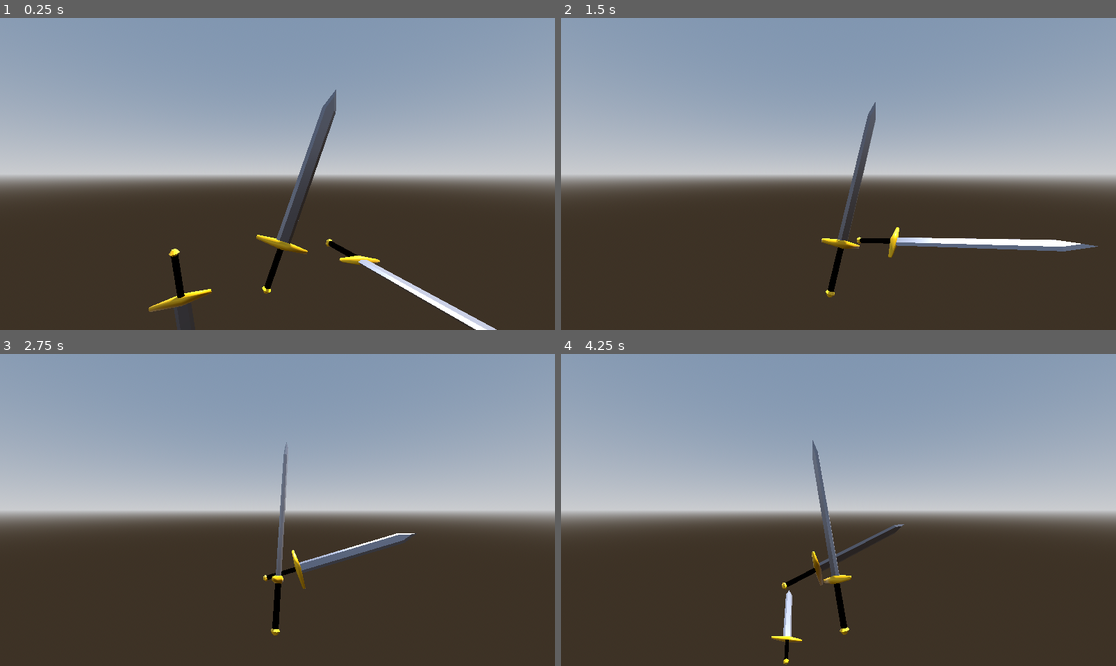
Above: before the commit, frames 1-4 (two rows, left to right).
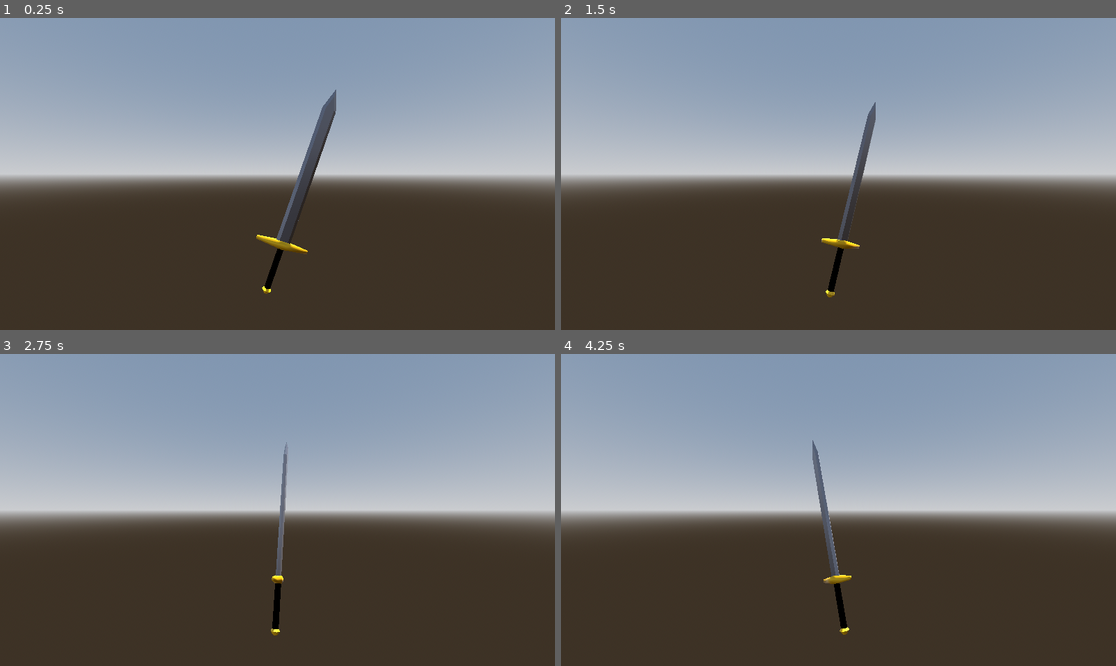
Above: after the commit, the same moments.

Repository: KameronHodge/KameronHodge.github.io
Game: Godot game, scene res://Scenes/display.tscn
The game is run twice, just before and just after one commit, with the same random seed, the same clock (stepped at 60 frames per second) and the same inputs. Before the commit the project starts from res://display.tscn.
Inputs:
- Up to frame 1 (0.25 s): no input
- Up to frame 2 (1.5 s): no input
- Up to frame 3 (2.75 s): no input
- Up to frame 4 (4.25 s): no input

The runs differ from the first frame. In frame 1, 1.4% of the frame differs, in the area x 26-90%, y 70-100%; in frame 2, 1.2%; in frame 3, 0.7%; in frame 4, 0.7%.

Commit message:
Organized the whole project ongod
removed buttons and added folders to make this project not a mess

Diff:
--- /dev/null
+++ b/project/webportfoliotest/Assets/Weapons/Sword/sword.tscn
@@ -0,0 +1,5 @@
+[gd_scene load_steps=2 format=3 uid="uid://tgruy6eujs1q"]
+
+[ext_resource type="PackedScene" uid="uid://bws33rdq1gceq" path="res://Assets/Weapons/Sword/Textures/Gltfstuff/sword.glb" id="1_74bdg"]
+
+[node name="sword" instance=ExtResource("1_74bdg")]
--- /dev/null
+++ b/project/webportfoliotest/Scenes/display.tscn
@@ -0,0 +1,32 @@
+[gd_scene load_steps=6 format=3 uid="uid://cnmby3vnmtffu"]
+
+[ext_resource type="PackedScene" uid="uid://tgruy6eujs1q" path="res://Assets/Weapons/Sword/sword.tscn" id="1_odar2"]
+[ext_resource type="Script" uid="uid://c2d2k5lbn84e6" path="res://Scripts/sword.gd" id="2_oe3w4"]
+
+[sub_resource type="ProceduralSkyMaterial" id="ProceduralSkyMaterial_ru5jf"]
+sky_horizon_color = Color(0.662243, 0.671743, 0.686743, 1)
+ground_horizon_color = Color(0.662243, 0.671743, 0.686743, 1)
+
+[sub_resource type="Sky" id="Sky_mytll"]
+sky_material = SubResource("ProceduralSkyMaterial_ru5jf")
+
+[sub_resource type="Environment" id="Environment_tbhi7"]
+background_mode = 2
+sky = SubResource("Sky_mytll")
+tonemap_mode = 2
+
+[node name="Display" type="Node3D"]
+
+[node name="DirectionalLight3D" type="DirectionalLight3D" parent="."]
+transform = Transform3D(-0.866025, -0.433013, 0.25, 0, 0.5, 0.866025, -0.5, 0.75, -0.433013, 0, 0, 0)
+shadow_enabled = true
+
+[node name="WorldEnvironment" type="WorldEnvironment" parent="."]
+environment = SubResource("Environment_tbhi7")
+
+[node name="sword" parent="." instance=ExtResource("1_odar2")]
+transform = Transform3D(0.941805, -1.4694e-08, -0.336158, -0.336158, -4.11676e-08, -0.941805, 0, 1, -4.37114e-08, 0, 0, 0)
+script = ExtResource("2_oe3w4")
+
+[node name="Camera3D" type="Camera3D" parent="."]
+transform = Transform3D(1, 0, 0, 0, 1, 0, 0, 0, 1, 0, 8.52995, 20.6021)
--- a/project/webportfoliotest/button.gd
+++ /dev/null
@@ -1,29 +0,0 @@
-extends Button
-
-func _ready():
-	# Only show this button in Web builds
-	if OS.get_name() == "Web":
-		visible = true
-		text = "Refresh Game"
-	else:
-		# Hide the button in non-web builds
-		visible = false
-
-# This function is automatically connected to the Button's "pressed" signal
-func _pressed():
-	if OS.get_name() == "Web":
-		# Use JavaScriptBridge.eval to execute JavaScript code in Godot 4
-		JavaScriptBridge.eval("""
-			// Try to clear cache using Cache API if available
-			if (window.caches) {
-				caches.keys().then(function(cacheNames) {
-					cacheNames.forEach(function(cacheName) {
-						caches.delete(cacheName);
-						console.log('Cache deleted:', cacheName);
-					});
-				});
-			}
-
-			// Force a complete reload, bypassing the cache
-			window.location.reload(true);
-		""")
--- a/project/webportfoliotest/display.tscn
+++ /dev/null
@@ -1,43 +0,0 @@
-[gd_scene load_steps=7 format=3 uid="uid://cnmby3vnmtffu"]
-
-[ext_resource type="PackedScene" uid="uid://tgruy6eujs1q" path="res://sword.tscn" id="1_ru5jf"]
-[ext_resource type="Script" uid="uid://c2d2k5lbn84e6" path="res://sword.gd" id="2_mytll"]
-[ext_resource type="PackedScene" uid="uid://cxiwi2ybvl7si" path="res://userinterface.tscn" id="3_tbhi7"]
-
-[sub_resource type="ProceduralSkyMaterial" id="ProceduralSkyMaterial_ru5jf"]
-sky_horizon_color = Color(0.662243, 0.671743, 0.686743, 1)
-ground_horizon_color = Color(0.662243, 0.671743, 0.686743, 1)
-
-[sub_resource type="Sky" id="Sky_mytll"]
-sky_material = SubResource("ProceduralSkyMaterial_ru5jf")
-
-[sub_resource type="Environment" id="Environment_tbhi7"]
-background_mode = 2
-sky = SubResource("Sky_mytll")
-tonemap_mode = 2
-
-[node name="Display" type="Node3D"]
-
-[node name="DirectionalLight3D" type="DirectionalLight3D" parent="."]
-transform = Transform3D(-0.866025, -0.433013, 0.25, 0, 0.5, 0.866025, -0.5, 0.75, -0.433013, 0, 0, 0)
-shadow_enabled = true
-
-[node name="WorldEnvironment" type="WorldEnvironment" parent="."]
-environment = SubResource("Environment_tbhi7")
-
-[node name="sword" parent="." instance=ExtResource("1_ru5jf")]
-transform = Transform3D(0.941805, -1.4694e-08, -0.336158, -0.336158, -4.11676e-08, -0.941805, 0, 1, -4.37114e-08, 0, 0, 0)
-script = ExtResource("2_mytll")
-
-[node name="sword" parent="sword" instance=ExtResource("1_ru5jf")]
-transform = Transform3D(0.941805, -5.50331e-21, -0.336158, -0.336158, -4.11676e-08, -0.941805, 1.46939e-08, 1, -4.07888e-08, 7.29593, -1.1383e-07, -2.60413)
-script = ExtResource("2_mytll")
-
-[node name="sword" parent="sword/sword" instance=ExtResource("1_ru5jf")]
-transform = Transform3D(0.941805, 0, -0.336158, -0.336158, -4.15886e-08, -0.941805, -5.96046e-08, 1, -3.72529e-08, -15.3669, 5.82383, 5.48491)
-script = ExtResource("2_mytll")
-
-[node name="Camera3D" type="Camera3D" parent="."]
-transform = Transform3D(1, 0, 0, 0, 1, 0, 0, 0, 1, 0, 8.52995, 20.6021)
-
-[node name="Userinterface" parent="." instance=ExtResource("3_tbhi7")]
--- a/project/webportfoliotest/icon.svg
+++ /dev/null
@@ -1 +0,0 @@
-<svg xmlns="http://www.w3.org/2000/svg" width="128" height="128"><rect width="124" height="124" x="2" y="2" fill="#363d52" stroke="#212532" stroke-width="4" rx="14"/><g fill="#fff" transform="translate(12.322 12.322)scale(.101)"><path d="M105 673v33q407 354 814 0v-33z"/><path fill="#478cbf" d="m105 673 152 14q12 1 15 14l4 67 132 10 8-61q2-11 15-15h162q13 4 15 15l8 61 132-10 4-67q3-13 15-14l152-14V427q30-39 56-81-35-59-83-108-43 20-82 47-40-37-88-64 7-51 8-102-59-28-123-42-26 43-46 89-49-7-98 0-20-46-46-89-64 14-123 42 1 51 8 102-48 27-88 64-39-27-82-47-48 49-83 108 26 42 56 81zm0 33v39c0 276 813 276 814 0v-39l-134 12-5 69q-2 10-14 13l-162 11q-12 0-16-11l-10-65H446l-10 65q-4 11-16 11l-162-11q-12-3-14-13l-5-69z"/><path d="M483 600c0 34 58 34 58 0v-86c0-34-58-34-58 0z"/><circle cx="725" cy="526" r="90"/><circle cx="299" cy="526" r="90"/></g><g fill="#414042" transform="translate(12.322 12.322)scale(.101)"><circle cx="307" cy="532" r="60"/><circle cx="717" cy="532" r="60"/></g></svg>
--- a/project/webportfoliotest/project.godot
+++ b/project/webportfoliotest/project.godot
@@ -11,9 +11,16 @@
 [application]
 
 config/name="WebPortfolioTest"
-run/main_scene="res://display.tscn"
+run/main_scene="res://Scenes/display.tscn"
 config/features=PackedStringArray("4.4", "GL Compatibility")
-config/icon="res://icon.svg"
+
+[file_customization]
+
+folder_colors={
+"res://Assets/": "red",
+"res://Scenes/": "teal",
+"res://Scripts/": "blue"
+}
 
 [rendering]
 
--- a/project/webportfoliotest/sword.tscn
+++ /dev/null
@@ -1,5 +0,0 @@
-[gd_scene load_steps=2 format=3 uid="uid://tgruy6eujs1q"]
-
-[ext_resource type="PackedScene" uid="uid://bws33rdq1gceq" path="res://sword.glb" id="1_74bdg"]
-
-[node name="sword" instance=ExtResource("1_74bdg")]
--- a/project/webportfoliotest/userinterface.tscn
+++ /dev/null
@@ -1,21 +0,0 @@
-[gd_scene load_steps=2 format=3 uid="uid://cxiwi2ybvl7si"]
-
-[ext_resource type="Script" uid="uid://u8mw7gsajq64" path="res://button.gd" id="1_d7p0j"]
-
-[node name="Userinterface" type="Control"]
-layout_mode = 3
-anchors_preset = 15
-anchor_right = 1.0
-anchor_bottom = 1.0
-grow_horizontal = 2
-grow_vertical = 2
-
-[node name="Button" type="Button" parent="."]
-layout_mode = 0
-offset_left = 529.0
-offset_top = 282.0
-offset_right = 767.0
-offset_bottom = 427.0
-script = ExtResource("1_d7p0j")
-
-[connection signal="pressed" from="Button" to="Button" method="_on_pressed"]
Renamed: project/webportfoliotest/sword.glb -> project/webportfoliotest/Assets/Weapons/Sword/Textures/Gltfstuff/sword.glb
Not shown, changed: project/webportfoliotest/Assets/Weapons/Sword/Textures/Gltfstuff/sword.glb.import
Renamed: project/webportfoliotest/sword_Handle Layer.png -> project/webportfoliotest/Assets/Weapons/Sword/Textures/Gltfstuff/sword_Handle Layer.png
Not shown, changed: project/webportfoliotest/Assets/Weapons/Sword/Textures/Gltfstuff/sword_Handle Layer.png.import
Renamed: project/webportfoliotest/sword_Ucupaint Blade Color.png -> project/webportfoliotest/Assets/Weapons/Sword/Textures/Gltfstuff/sword_Ucupaint Blade Color.png
Not shown, changed: project/webportfoliotest/Assets/Weapons/Sword/Textures/Gltfstuff/sword_Ucupaint Blade Color.png.import
Renamed: project/webportfoliotest/sword_Ucupaint HandleBottom Color.png -> project/webportfoliotest/Assets/Weapons/Sword/Textures/Gltfstuff/sword_Ucupaint HandleBottom Color.png
Not shown, changed: project/webportfoliotest/Assets/Weapons/Sword/Textures/Gltfstuff/sword_Ucupaint HandleBottom Color.png.import
Renamed: project/webportfoliotest/sword_Ucupaint Hilt Color.png -> project/webportfoliotest/Assets/Weapons/Sword/Textures/Gltfstuff/sword_Ucupaint Hilt Color.png
Not shown, changed: project/webportfoliotest/Assets/Weapons/Sword/Textures/Gltfstuff/sword_Ucupaint Hilt Color.png.import
Renamed: project/webportfoliotest/sword.gd -> project/webportfoliotest/Scripts/sword.gd
Renamed: project/webportfoliotest/sword.gd.uid -> project/webportfoliotest/Scripts/sword.gd.uid
(and 2 more such lines)
